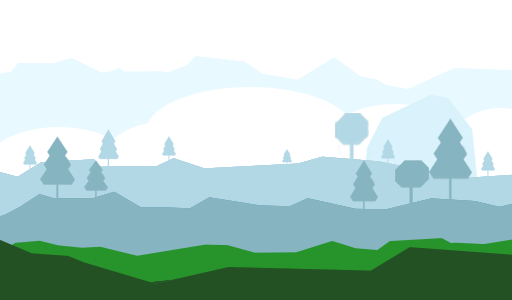
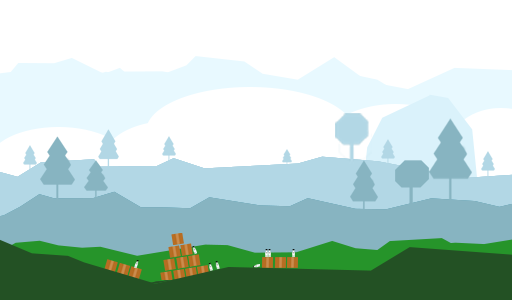
Revision of a layered 512×300 image; what changed, layer by layer:
added group "Box" with 9 layers above "2" over [104, 233, 298, 280]
added layer "Layer 5 copy 10" in group "Box" over [292, 249, 295, 257]
added layer "Layer 5 copy 7" in group "Box" over [253, 264, 260, 268]
added layer "Layer 5 copy 6" in group "Box" over [265, 249, 268, 257]
added layer "Layer 5 copy 5" in group "Box" over [268, 249, 271, 257]
added layer "Layer 5 copy 11" in group "Box" over [192, 245, 197, 255]
added layer "Layer 5 copy 12" in group "Box" over [134, 260, 139, 268]
added layer "Layer 5 copy" in group "Box" over [215, 260, 220, 270]
added layer "Layer 5" in group "Box" over [208, 262, 213, 272]
added layer "Layer 4 copy 9" in group "Box" over [104, 233, 298, 280]
